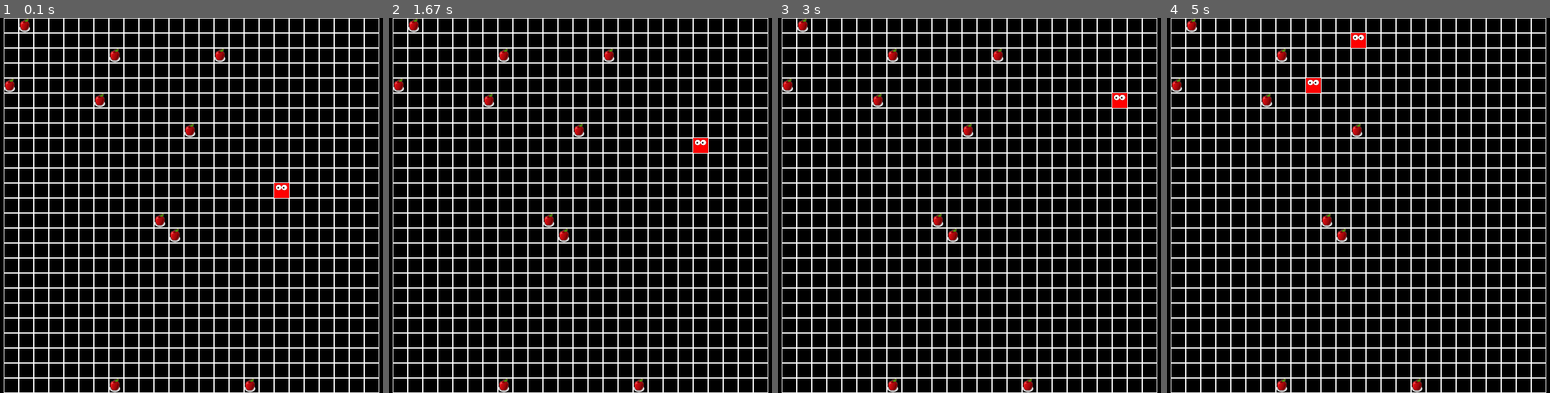
Above: before the commit, frames 1-4 (left to right).
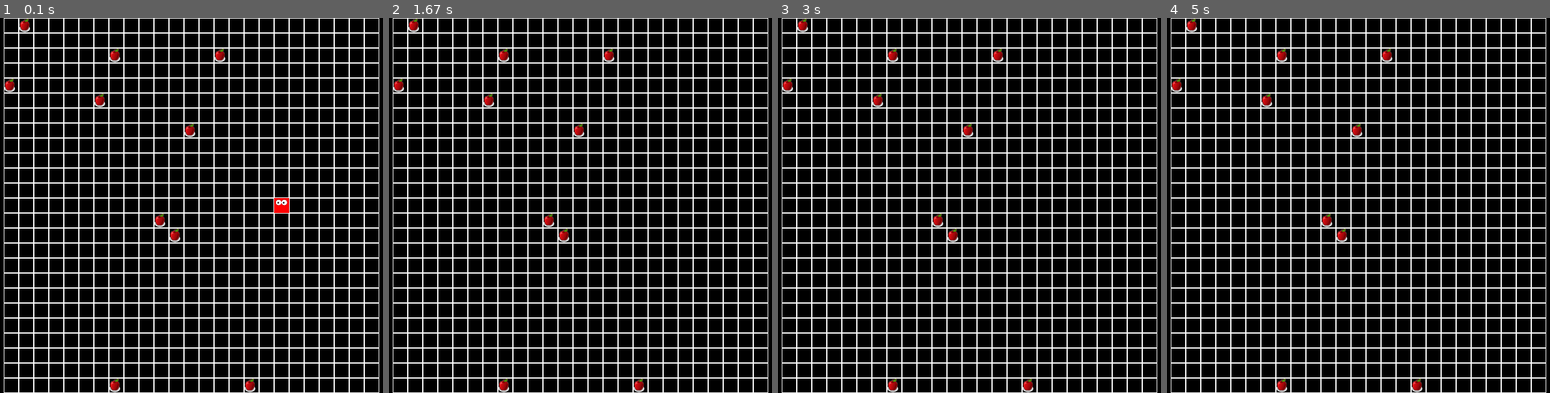
Above: after the commit, the same moments.

Repository: kurt-gubi/snakegame
Game: pygame game, started from snake.py
Two runs of this game, one before a commit and one after it. Both use one fixed random seed, a clock stepped at 60 frames per second and the inputs below. The source is Python 2; it was converted automatically to run under Python 3.
Inputs:
- Up to frame 1 (0.1 s): no input
- Up to frame 2 (1.67 s): no input
- Up to frame 3 (3 s): no input
- Up to frame 4 (5 s): no input

The runs differ from the first frame. In frame 1, 0.3% of the frame differs, in the area x 71-76%, y 44-52%; in frame 2, 0.2%; in frame 3, 0.2%; in frame 4, 0.4%, in the area x 36-59%, y 4-20%.

Commit message:
Made directions public, added bounds checking.

Diff:
--- a/bots.py
+++ b/bots.py
@@ -1,4 +1,7 @@
 import random
+
+def right_bot(board, (x, y)):
+    return 'R'
 
 def random_bot(board, (x, y)):
     height = len(board)
@@ -13,3 +16,7 @@
     if y < height - 1:
         moves.append('D')
     return random.choice(moves)
+
+def random_bot2(board, (x, y)):
+    move = random_bot(board, (x, y))
+    nx, ny = x
--- a/common.py
+++ b/common.py
@@ -1,4 +1,11 @@
 import os
+
+directions = {
+    'U': (0, -1),
+    'D': (0, 1),
+    'L': (-1, 0),
+    'R': (1, 0),
+}
 
 class Squares(object):
     EMPTY = '.'
--- a/snake.py
+++ b/snake.py
@@ -141,18 +141,14 @@
                     if cell.isupper(): # Snake head
                         self.surface.blit(self.eyes, r.topleft)
 
-    def update_snakes(self):
-        directions = {
-            'U': (0, -1),
-            'D': (0, 1),
-            'L': (-1, 0),
-            'R': (1, 0),
-        }
+    def update_snakes(self, directions_id=id(directions)):
+        assert id(directions) == directions_id, \
+            "The common.directions dictionary has been modified since startup..."
 
         for letter, (bot, colour, path) in self.bots.items():
             board = deepcopy(self.board)
             try:
-                x, y = path[0]
+                x, y = path[-1]
                 d = bot(board, (x, y))
 
                 # Sanity checking...
@@ -165,6 +161,10 @@
                 dx, dy = directions[d]
                 nx = x + dx
                 ny = y + dy
+
+                if ny < 0 or ny >= self.rows or nx < 0 or nx >= self.columns:
+                    self.remove_bot(letter)
+                    continue
 
                 oldcell = self.board[ny][nx]
                 if oldcell in (Squares.EMPTY, Squares.APPLE):
@@ -215,7 +215,7 @@
 
             # Update the display.
             pygame.display.flip()
-            clock.tick(40)
+            clock.tick(5)
 
             # Let the snakes move!
             self.update_snakes()
@@ -224,8 +224,8 @@
         pygame.display.quit()
 
 if __name__ == '__main__':
-    from bots import random_bot
+    from bots import *
 
     game = SnakeEngine(25, 25, 10)
-    game.add_bot(random_bot)
+    game.add_bot(right_bot)
     game.run()
